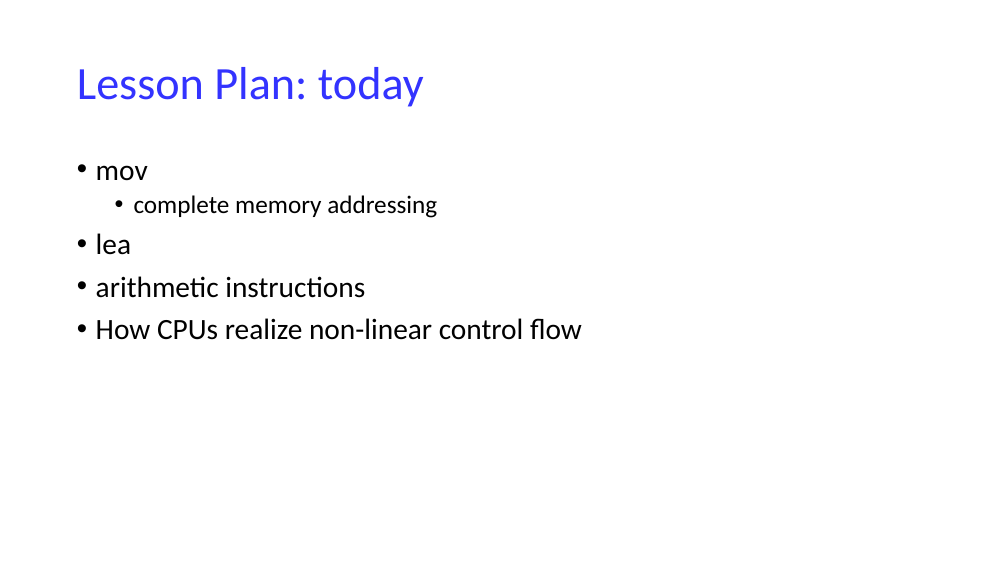
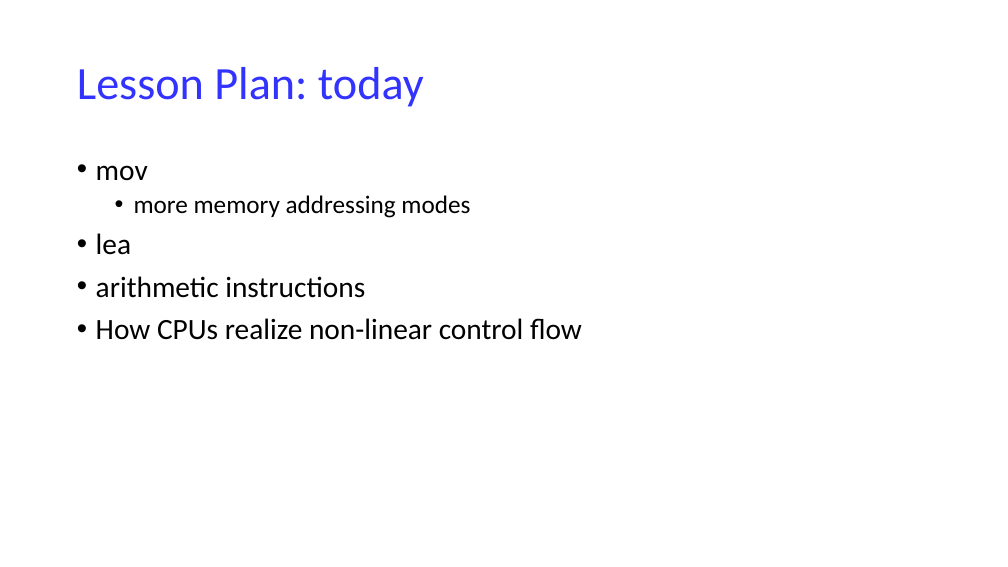
Before and after one commit to NYU-CSO/nyu-cso.github.io, a slide deck: slide 3 of notes/07-Machine_Basics_cont.pptx. Drawn at 1008x567 pixels with LibreOffice and Linux fonts; fonts in the diff are those of the drawing. Boxes give left, top, right and bottom in pixels: in the first picture for what was removed or moved away, otherwise in the second. Text is boxed around its words. In the diff, an @@ line names an element or a change of style, - is before the commit and + after.

```diff
--- a/notes/07-Machine_Basics_cont.pptx
+++ b/notes/07-Machine_Basics_cont.pptx
@@ text at [134,195,470,218]: text changed @@
-  • complete memory addressing
+  • more memory addressing modes
```
Also in this commit, not shown: 6 other slides changed, 1 slide added, 1 other file.
